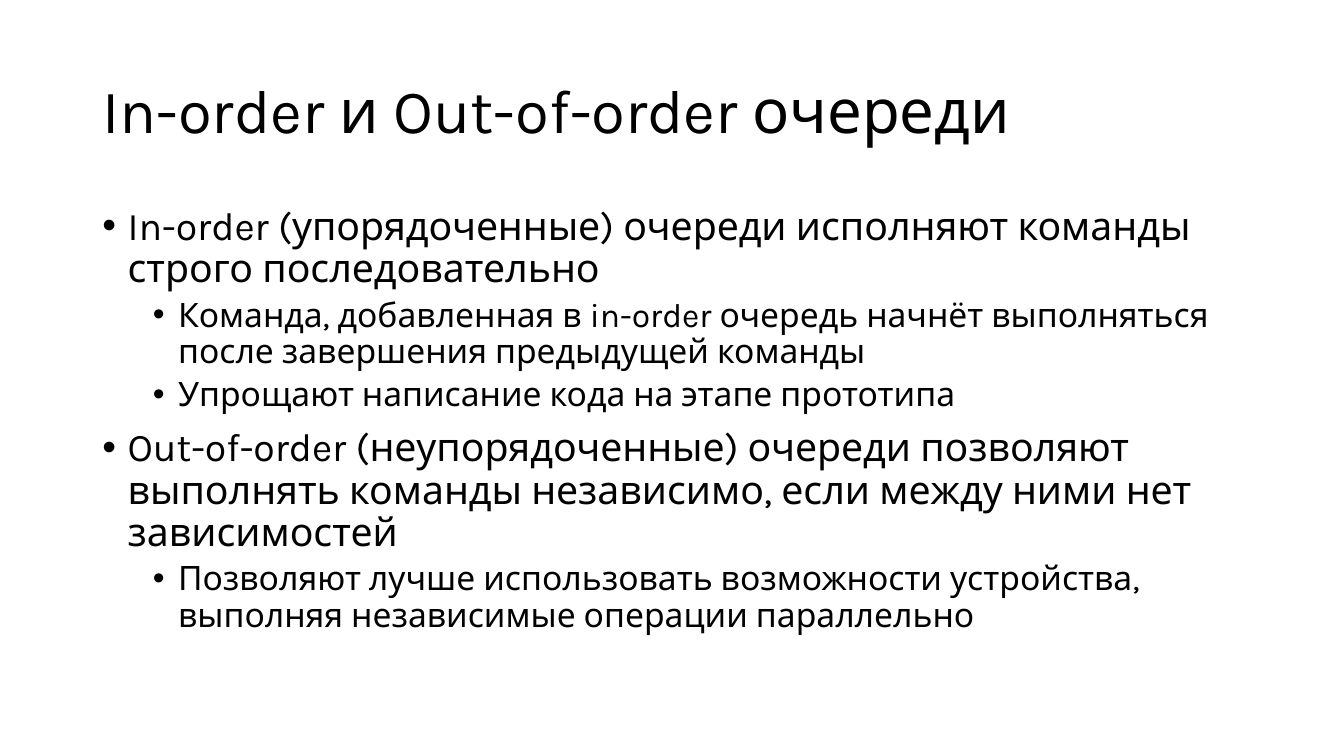
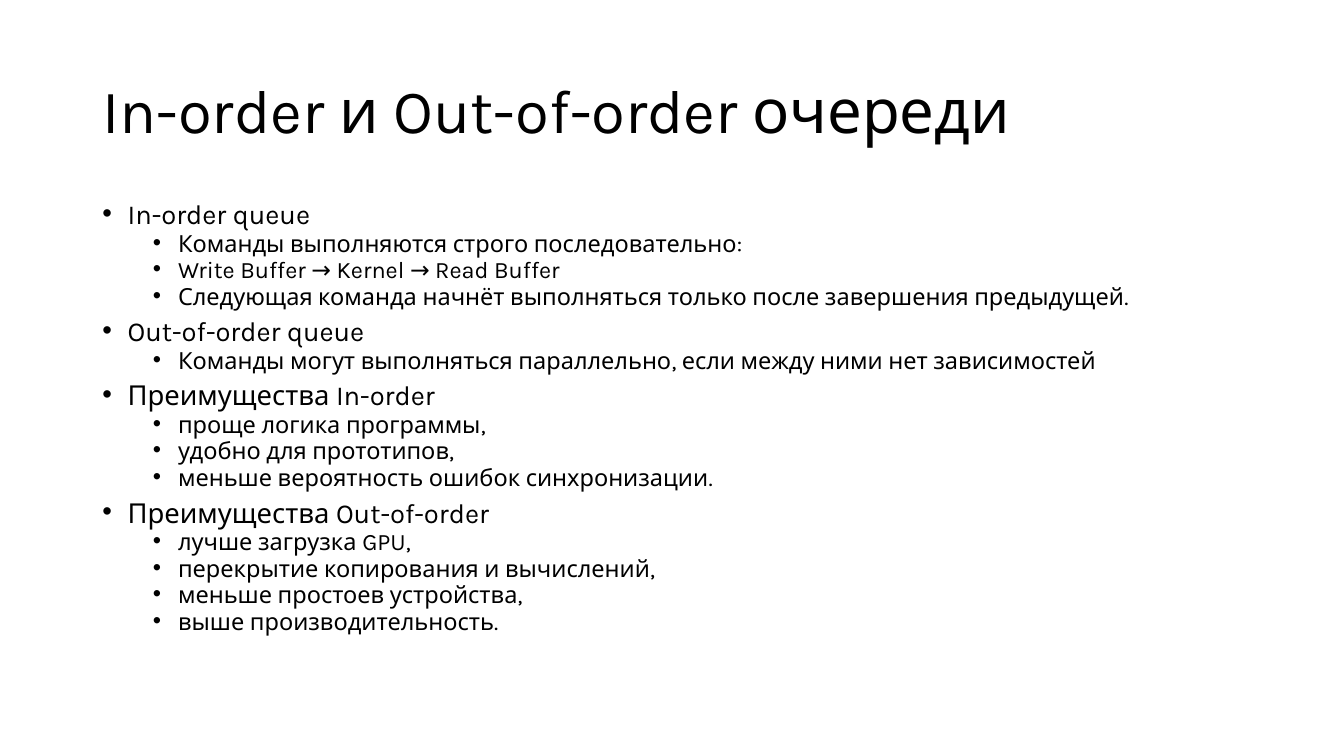
Before and after one commit to alexey-malov/pc, a slide deck: slide 58 of lectures/13/Open CL.pptx (slide 40 before the commit). Drawn at 1344x756 pixels with LibreOffice and Linux fonts; fonts in the diff are those of the drawing. Boxes give left, top, right and bottom in pixels: in the first picture for what was removed or moved away, otherwise in the second. Text is boxed around its words. In the diff, an @@ line names an element or a change of style, - is before the commit and + after.

```diff
--- a/lectures/13/Open CL.pptx
+++ b/lectures/13/Open CL.pptx
@@ text at [128,205,1124,636]: text changed; size 24 to 16.8 pt @@
-• In-order (упорядоченные) очереди исполняют команды строго последовательно
-  • Команда, добавленная в in-order очередь начнёт выполняться после завершения предыдущей команды
-  • Упрощают написание кода на этапе прототипа
-• Out-of-order (неупорядоченные) очереди позволяют выполнять команды независимо, если между ними нет зависимостей
-  • Позволяют лучше использовать возможности устройства, выполняя независимые операции параллельно
+• In-order queue
+  • Команды выполняются строго последовательно:
+  • Write Buffer → Kernel → Read Buffer
+  • Следующая команда начнёт выполняться только после завершения предыдущей.
+• Out-of-order queue
+  • Команды могут выполняться параллельно, если между ними нет зависимостей
+• Преимущества In-order
+  • проще логика программы,
+  • удобно для прототипов,
+  • меньше вероятность ошибок синхронизации.
+• Преимущества Out-of-order
+  • лучше загрузка GPU,
+  • перекрытие копирования и вычислений,
+  • меньше простоев устройства,
+  • выше производительность.
```
Also in this commit, not shown: 18 other slides changed, 29 slides added, 3 slides removed.
